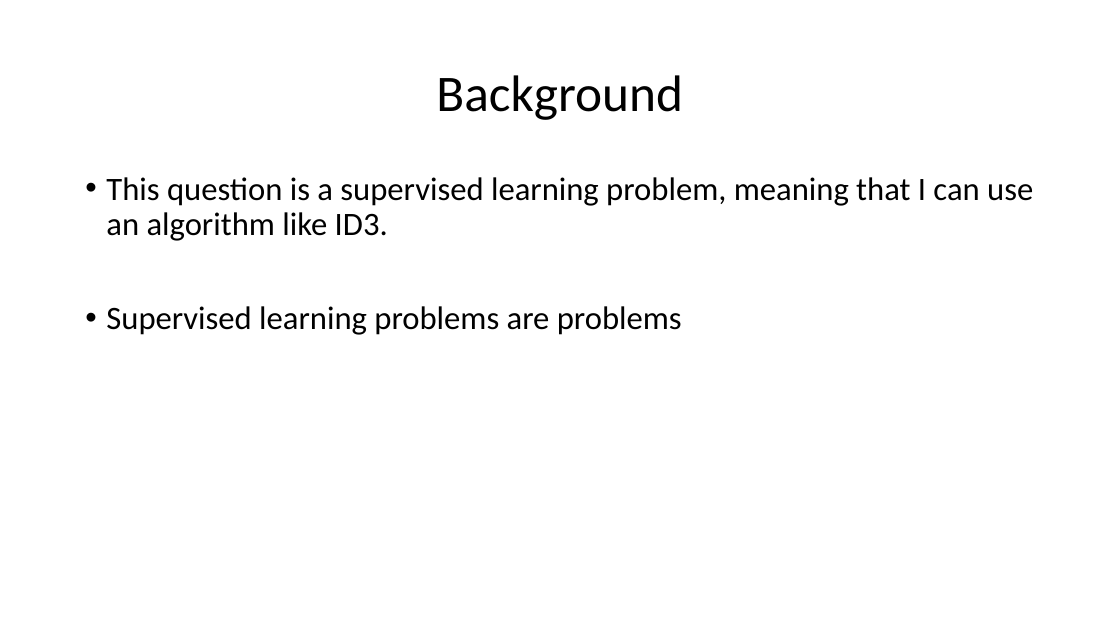
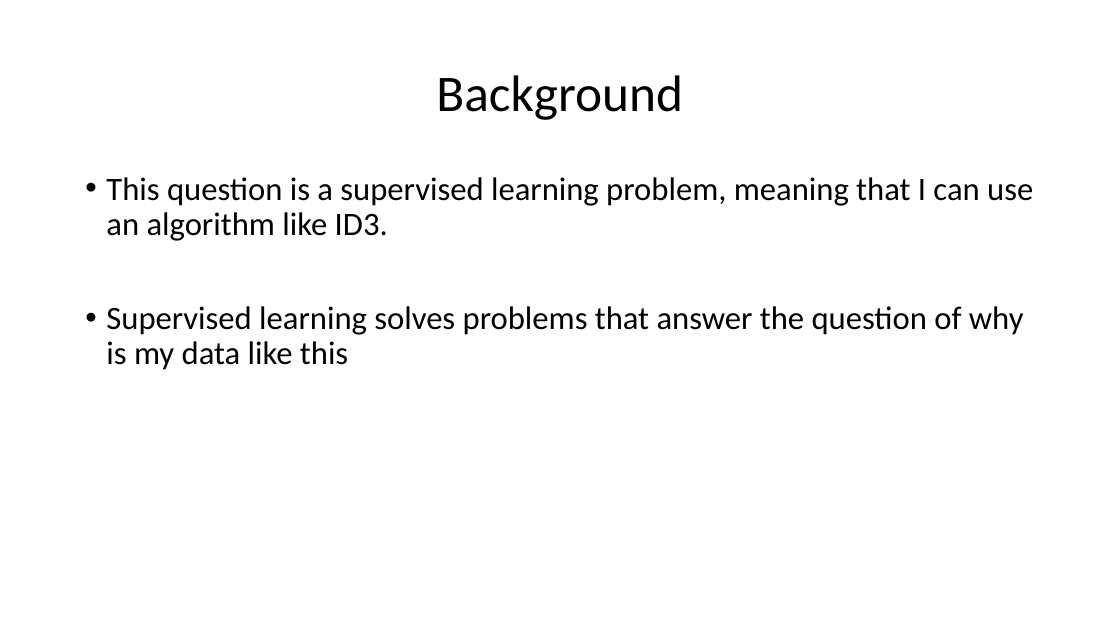
Before and after one commit to Iotaslair/DM-ML-Personal-Project, a slide deck: slide 4 of Presentation.pptx. Drawn at 1120x630 pixels with LibreOffice and Linux fonts; fonts in the diff are those of the drawing. Boxes give left, top, right and bottom in pixels: in the first picture for what was removed or moved away, otherwise in the second. Text is boxed around its words. In the diff, an @@ line names an element or a change of style, - is before the commit and + after.

```diff
--- a/Presentation.pptx
+++ b/Presentation.pptx
@@ text at box(106, 306, 1024, 370): text changed @@
-• Supervised learning problems are problems
+• Supervised learning solves problems that answer the question of why is my data like this
```
Also in this commit, not shown: 11 other slides changed, 1 slide added, 1 other file.
